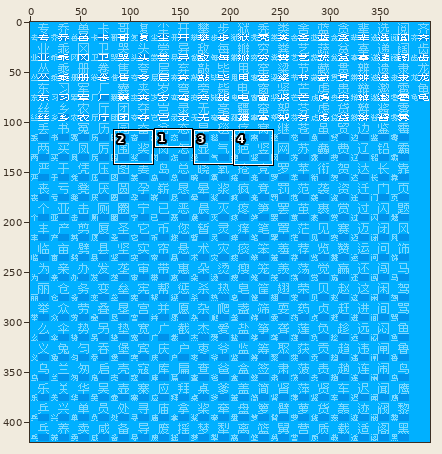
Edited in one commit: pixel-art file (Data/核心笑传之抄抄表——《现代汉语常用字表》常用字部分.ase). The picture above shows the old version from afar; the outline marks the close-up.
Close-up. First the earlier version:
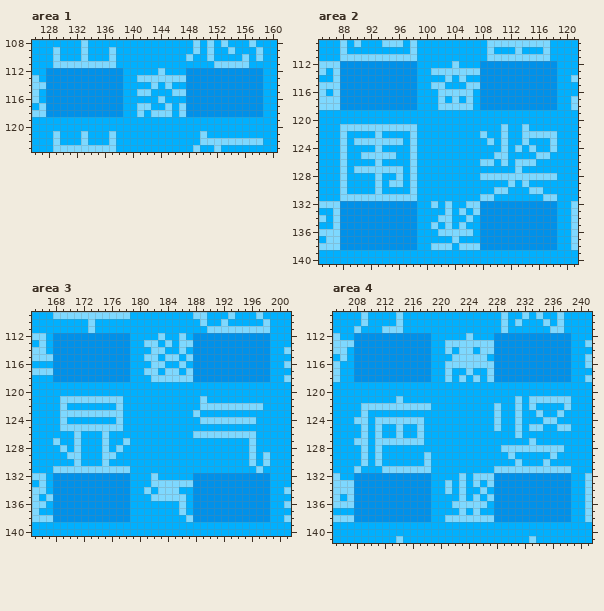
400x420 pixels, 1 frame. Colours within 5 levels of each other are drawn and written as one. Shown: area 1: x 126..160, y 108..123; area 2: x 85..121, y 109..140; area 3: x 165..201, y 109..140; area 4: x 205..241, y 109..141. The commit also changed other parts of the picture, which this record leaves out.
Once edited:
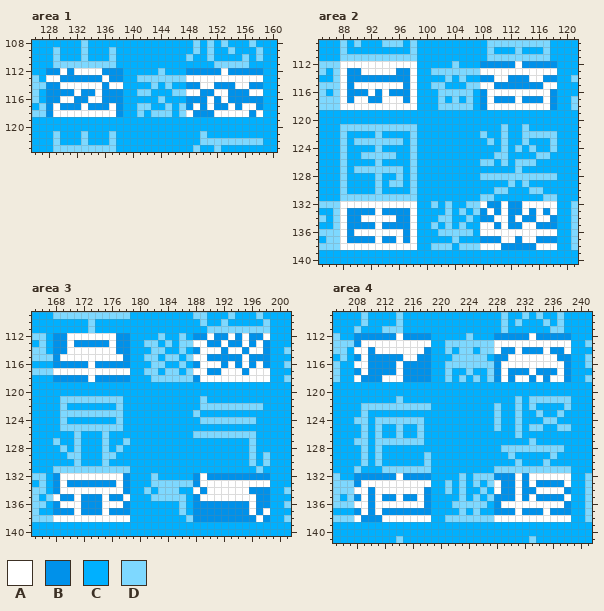
Palette (. is transparent): A #ffffff  B #0091ea  C #00b0ff  D #7ed8ff
Edits made:
Area 1, layer "字形层":
y 112: x 130 B -> A; x 132..135 BBBB -> AAAA; x 153 B -> A
y 113: x 128..129 BB -> AA; x 136 B -> A; x 148..158 BBBBBBBBBBB -> AAAAAAAAAAA
y 114: x 130..135 BBBBBB -> AAAAAA; x 137..138 BB -> AA; x 150..151 BB -> AA; x 155..156 BB -> AA
y 115: x 132 B -> A; x 135 B -> A; x 148..149 BB -> AA; x 152..153 BB -> AA; x 157..158 BB -> AA
y 116: x 130..131 BB -> AA; x 134..135 BB -> AA; x 151 B -> A; x 153 B -> A
y 117: x 129 B -> A; x 133 B -> A; x 137 B -> A; x 149 B -> A; x 151 B -> A; x 154 B -> A; x 156..157 BB -> AA
y 118: x 129..137 BBBBBBBBB -> AAAAAAAAA; x 148 B -> A; x 152..156 BBBBB -> AAAAA; x 158 B -> A
Area 2, layer "字形层":
y 112: x 88..98 BBBBBBBBBBB -> AAAAAAAAAAA; x 113 B -> A
y 113: x 88 B -> A; x 91..95 BBBBB -> AAAAA; x 98 B -> A; x 108..118 BBBBBBBBBBB -> AAAAAAAAAAA
y 114: x 88 B -> A; x 98 B -> A; x 110..111 BB -> AA; x 115..116 BB -> AA
y 115: x 88 B -> A; x 90..96 BBBBBBB -> AAAAAAA; x 98 B -> A; x 108..109 BB -> AA; x 117..118 BB -> AA
y 116: x 88 B -> A; x 92 B -> A; x 94 B -> A; x 98 B -> A; x 109..117 BBBBBBBBB -> AAAAAAAAA
y 117: x 88 B -> A; x 90..91 BB -> AA; x 94..96 BBB -> AAA; x 98 B -> A; x 109 B -> A; x 113 B -> A; x 117 B -> A
y 118: x 88..98 BBBBBBBBBBB -> AAAAAAAAAAA; x 109..117 BBBBBBBBB -> AAAAAAAAA
y 132: x 88..98 BBBBBBBBBBB -> AAAAAAAAAAA; x 108 B -> A; x 111 B -> A; x 114..118 BBBBB -> AAAAA
y 133: x 88 B -> A; x 93 B -> A; x 98 B -> A; x 109 B -> A; x 111 B -> A; x 114 B -> A; x 116 B -> A; x 118 B -> A
y 134: x 88 B -> A; x 91..95 BBBBB -> AAAAA; x 98 B -> A; x 110..111 BB -> AA; x 113 B -> A; x 116..117 BB -> AA
y 135: x 88 B -> A; x 93 B -> A; x 98 B -> A; x 108..109 BB -> AA; x 111 B -> A; x 114..115 BB -> AA
y 136: x 88 B -> A; x 90..96 BBBBBBB -> AAAAAAA; x 98 B -> A; x 108..118 BBBBBBBBBBB -> AAAAAAAAAAA
y 137: x 88 B -> A; x 93 B -> A; x 96 B -> A; x 98 B -> A; x 111..112 BB -> AA; x 114..115 BB -> AA
y 138: x 88..98 BBBBBBBBBBB -> AAAAAAAAAAA; x 108..110 BBB -> AAA; x 116..118 BBB -> AAA
Area 3, layer "字形层":
y 112: x 170..176 BBBBBBB -> AAAAAAA; x 190 B -> A; x 193 B -> A; x 195 B -> A; x 198 B -> A
y 113: x 170 B -> A; x 176 B -> A; x 188..189 BB -> AA; x 192 B -> A; x 195 B -> A; x 197 B -> A
y 114: x 170..176 BBBBBBB -> AAAAAAA; x 189..191 BBB -> AAA; x 193..194 BB -> AA; x 196..197 BB -> AA
y 115: x 169..177 BBBBBBBBB -> AAAAAAAAA; x 188..189 BB -> AA; x 195 B -> A
y 116: x 173 B -> A; x 189..191 BBB -> AAA; x 193 B -> A; x 195 B -> A; x 197 B -> A
y 117: x 168..178 BBBBBBBBBBB -> AAAAAAAAAAA; x 188..189 BB -> AA; x 192..194 BBB -> AAA; x 196..198 BBB -> AAA
y 118: x 173 B -> A; x 189..198 BBBBBBBBBB -> AAAAAAAAAA
y 132: x 169..177 BBBBBBBBB -> AAAAAAAAA; x 189 B -> A
y 133: x 169 B -> A; x 177 B -> A; x 189..198 BBBBBBBBBB -> AAAAAAAAAA
y 134: x 169..177 BBBBBBBBB -> AAAAAAAAA; x 188 B -> A; x 190..195 BBBBBB -> AAAAAA
y 135: x 168 B -> A; x 171 B -> A; x 175 B -> A; x 178 B -> A; x 189..196 BBBBBBBB -> AAAAAAAA
y 136: x 169..171 BBB -> AAA; x 175..177 BBB -> AAA; x 196 B -> A
y 137: x 171 B -> A; x 175 B -> A; x 196 B -> A; x 198 B -> A
y 138: x 168..178 BBBBBBBBBBB -> AAAAAAAAAAA; x 197 B -> A
Area 4, layer "字形层":
y 112: x 214 B -> A; x 233 B -> A
y 113: x 209..218 BBBBBBBBBB -> AAAAAAAAAA; x 228..238 BBBBBBBBBBB -> AAAAAAAAAAA
y 114: x 208..209 BB -> AA; x 211..217 BBBBBBB -> AAAAAAA; x 228 B -> A; x 231 B -> A; x 235 B -> A; x 238 B -> A
y 115: x 209 B -> A; x 215..216 BB -> AA; x 230..236 BBBBBBB -> AAAAAAA
y 116: x 208..209 BB -> AA; x 214 B -> A; x 229..237 BBBBBBBBB -> AAAAAAAAA
y 117: x 209 B -> A; x 214 B -> A; x 229 B -> A; x 233 B -> A; x 237 B -> A
y 118: x 208 B -> A; x 212..214 BBB -> AAA; x 229 B -> A; x 231..232 BB -> AA; x 234 B -> A; x 236..237 BB -> AA
y 132: x 214 B -> A; x 231 B -> A; x 233..238 BBBBBB -> AAAAAA
y 133: x 209..218 BBBBBBBBBB -> AAAAAAAAAA; x 228 B -> A; x 231 B -> A; x 233 B -> A; x 238 B -> A
y 134: x 208..209 BB -> AA; x 211..217 BBBBBBB -> AAAAAAA; x 228 B -> A; x 231 B -> A; x 234..237 BBBB -> AAAA
y 135: x 209 B -> A; x 211 B -> A; x 214 B -> A; x 217 B -> A; x 231 B -> A; x 233 B -> A; x 238 B -> A
y 136: x 208..209 BB -> AA; x 211..217 BBBBBBB -> AAAAAAA; x 229..237 BBBBBBBBB -> AAAAAAAAA
y 137: x 209 B -> A; x 211 B -> A; x 231 B -> A; x 235 B -> A
y 138: x 208 B -> A; x 212..218 BBBBBBB -> AAAAAAA; x 228..238 BBBBBBBBBBB -> AAAAAAAAAAA
